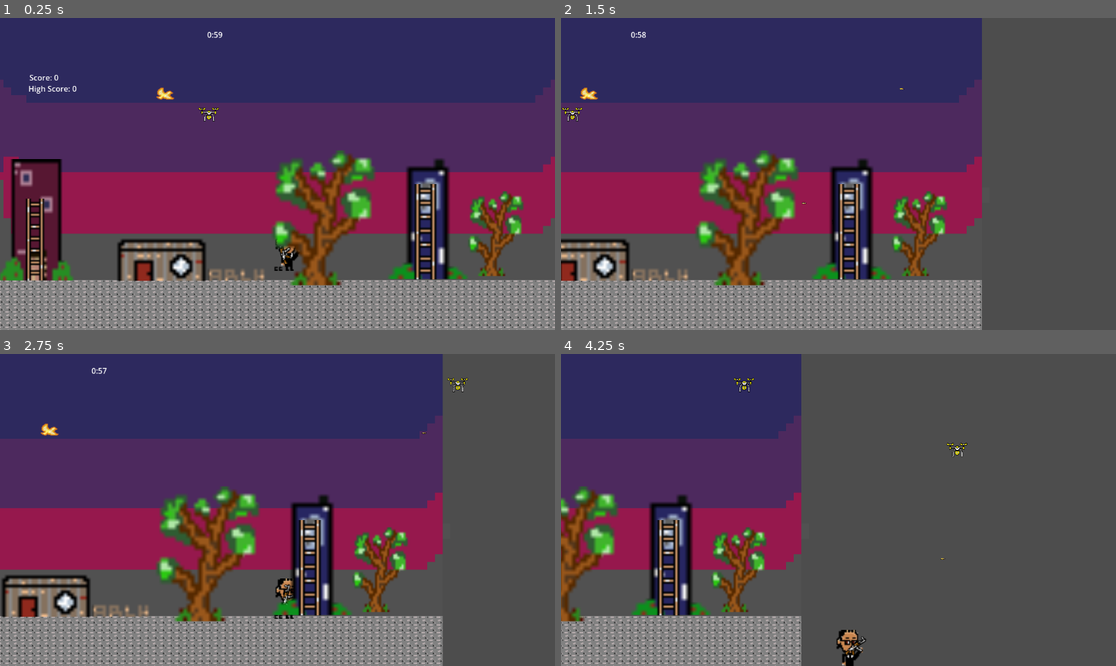
Above: before the commit, frames 1-4 (two rows, left to right).
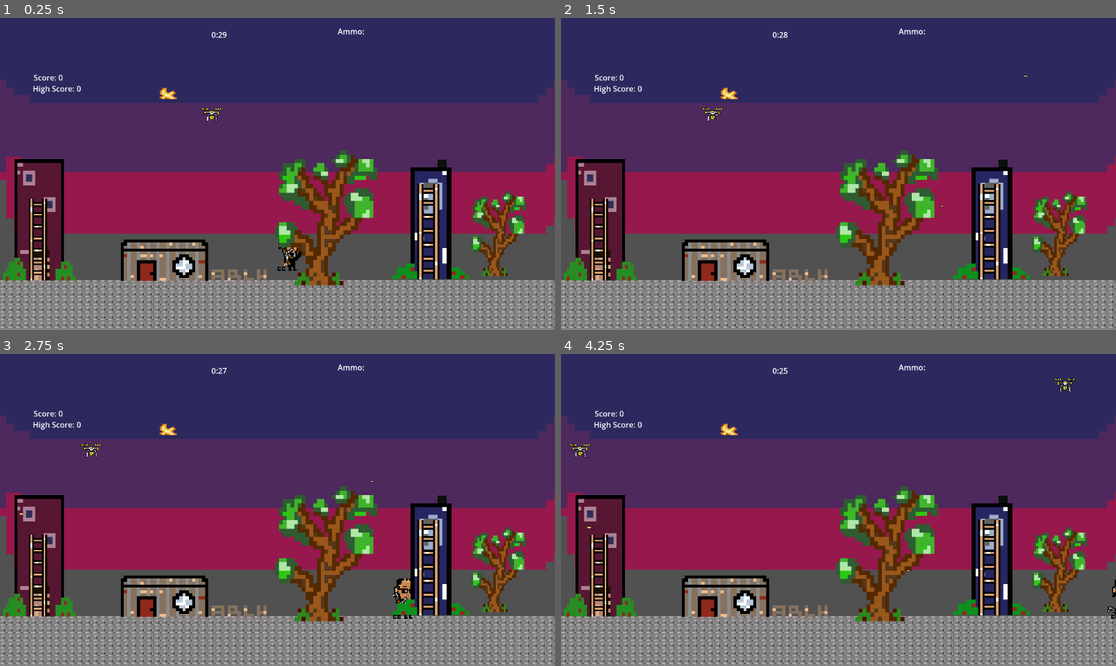
Above: after the commit, the same moments.

Repository: rimam-byte/gamedev
Game: Godot game, scene res://scenes/level.tscn
The game is run twice, just before and just after one commit, with the same random seed, the same clock (stepped at 60 frames per second) and the same inputs.
Inputs (mouse positions are in pixels of both pictures, inside the frame that each line leads up to):
- Up to frame 1 (0.25 s): no input
- Up to frame 2 (1.5 s): move the mouse to (960, 158) at 0.52 s; hold Right (ui_right) from 0.53 s (still down); click (960, 158) at 0.6 s; tap Up (jump) at 0.77 s; move the mouse to (727, 189) at 1.27 s; click (727, 189) at 1.35 s
- Up to frame 3 (2.75 s): tap Up (jump) at 1.52 s; move the mouse to (333, 441) at 2.02 s; release Right (ui_right) at 2.03 s; hold Left (ui_left) from 2.03 s (still down); click (333, 441) at 2.1 s
- Up to frame 4 (4.25 s): move the mouse to (810, 572) at 2.77 s; release Left (ui_left) at 2.78 s; hold Right (ui_right) from 2.78 s (still down); click (810, 572) at 2.85 s; tap Up (jump) at 3.02, 3.77 s; move the mouse to (1005, 556) at 3.52 s; click (1005, 556) at 3.6 s

The runs differ from the first frame. In frame 1, 18% of the frame differs, in the area x 0-100%, y 3-100%; in frame 2, 44%; in frame 3, 43%; in frame 4, 65%, in the area x 0-100%, y 0-100%.

Commit message:
limiting camera 2d

Diff:
--- a/cee-city/project.godot
+++ b/cee-city/project.godot
@@ -34,4 +34,5 @@
 
 [rendering]
 
+textures/canvas_textures/default_texture_filter=0
 rendering_device/driver.windows="d3d12"
--- a/cee-city/scenes/level.tscn
+++ b/cee-city/scenes/level.tscn
@@ -136,6 +136,7 @@
 size = Vector2(101.5, 246.5)
 
 [node name="Node2D" type="Node2D" unique_id=887653656]
+position = Vector2(-3, 0)
 script = ExtResource("1_ppgk2")
 
 [node name="bgtilemaplayer" type="TileMapLayer" parent="." unique_id=1564145196]
@@ -199,6 +200,13 @@
 offset_right = 192.0
 offset_bottom = 153.0
 
+[node name="Ammo" type="Label" parent="CanvasLayer" unique_id=458058258]
+offset_left = 125.0
+offset_top = 16.0
+offset_right = 427.0
+offset_bottom = 74.0
+text = "Ammo:"
+
 [node name="b2" type="Sprite2D" parent="." unique_id=743971447]
 position = Vector2(194, 414)
 scale = Vector2(9.417969, 8.015624)
--- a/cee-city/scenes/player.tscn
+++ b/cee-city/scenes/player.tscn
@@ -15,7 +15,8 @@
 shape = SubResource("RectangleShape2D_sh265")
 
 [node name="Camera2D" type="Camera2D" parent="." unique_id=1819928220]
-limit_top = -1000000000
+limit_left = -570
+limit_right = 570
 limit_bottom = 648
 
 [node name="Character" type="Sprite2D" parent="." unique_id=1841821251]
@@ -24,4 +25,4 @@
 texture = ExtResource("2_g2els")
 
 [node name="gun" parent="." unique_id=1192438596 instance=ExtResource("3_qhqgy")]
-position = Vector2(32, -10)
+position = Vector2(33, -9)
--- a/cee-city/scripts/level.gd
+++ b/cee-city/scripts/level.gd
@@ -1,21 +1,20 @@
 extends Node2D
 var score = 0
 var high_score = 0
-var time_left = 60.0
+var time_left = 30.0
 const SAVEFILE ='user://savefile.save'
-@export var max_ammo= 10
-@onready var current_ammo= max_ammo
+#@export var max_ammo= 10
+#@onready var current_ammo= max_ammo
 @onready var score_label = $CanvasLayer/Score
 @onready var high_score_label = $CanvasLayer/HighScore
 @onready var timer_label = $CanvasLayer/Timer
+@onready var ammo_label = $CanvasLayer/Ammo
 
 func update_score():
-	print("Score =", score)
-	print("High =", high_score)
-
 	score_label.text = 'Score: ' + str(score)
 	high_score_label.text = 'High Score: ' + str(high_score)
-
+#func update_ammo():
+	#ammo_label.text = 'Ammo: ' + str(current_ammo)
 func add_score(points: int):
 	score += points
 	if score > high_score:
--- a/cee-city/scripts/player.gd
+++ b/cee-city/scripts/player.gd
@@ -13,4 +13,5 @@
 		velocity.x = 0
 	if Input.is_action_just_pressed ('jump') and is_on_floor():
 		velocity.y = JUMP_VELOCITY
+	position.x= clamp(position.x,-570,570)
 	move_and_slide()
